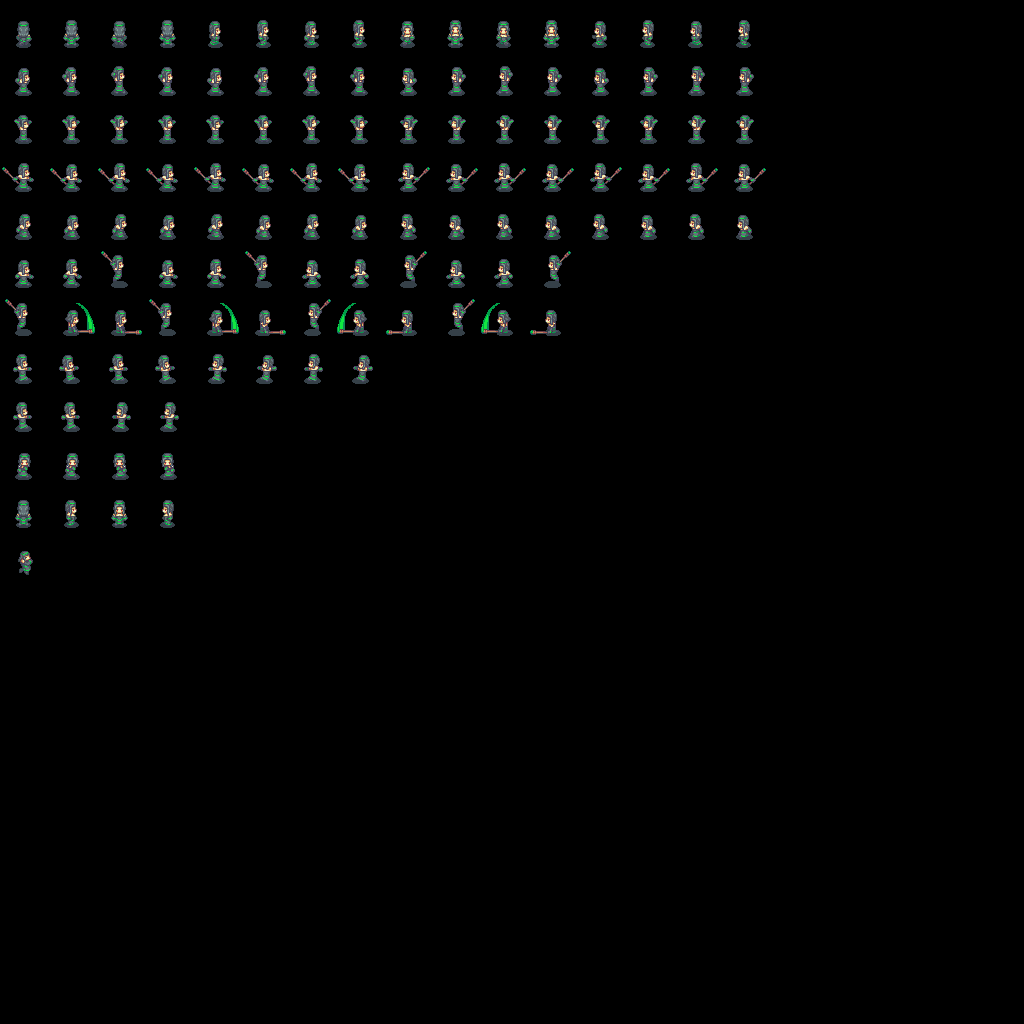
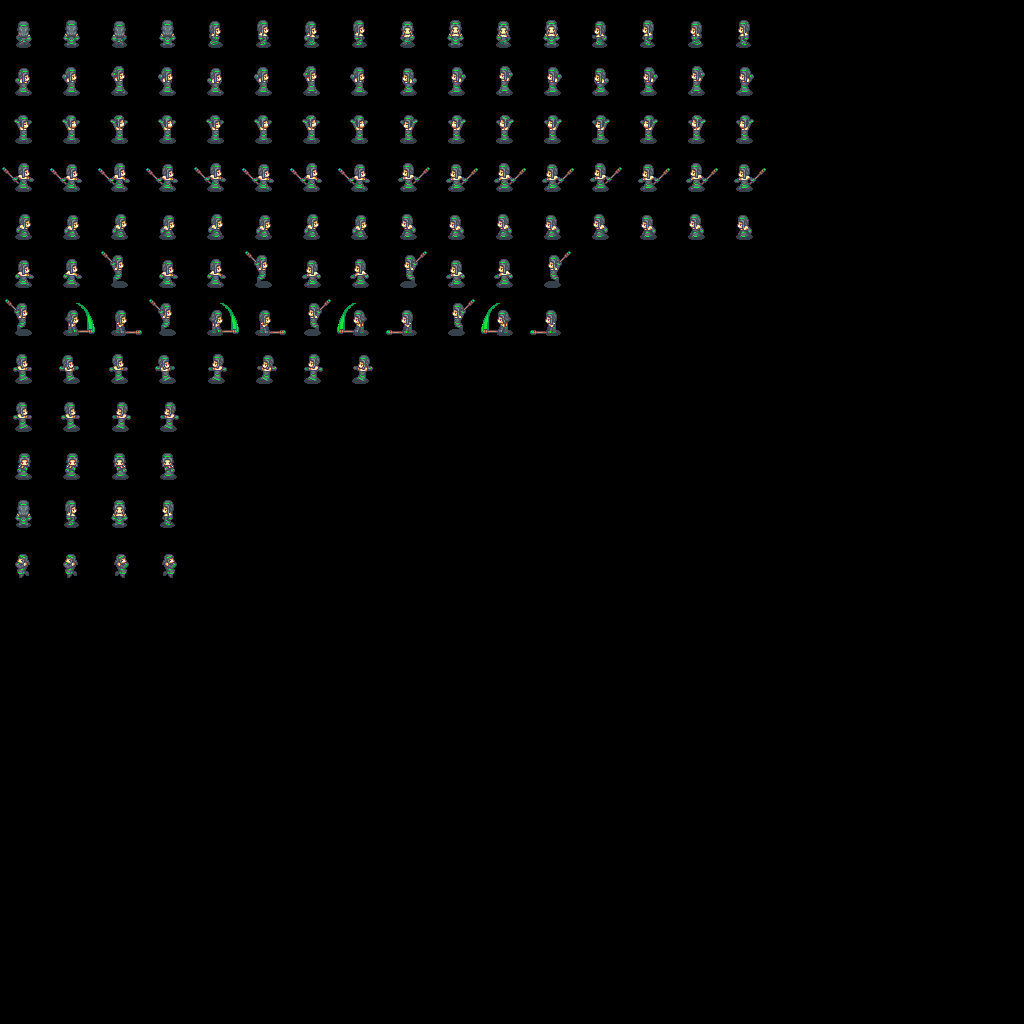
Two versions of the same layered image (1024px x 1024px). Layer-by-layer changes:
painted on "Background" over [15, 551, 177, 578]
